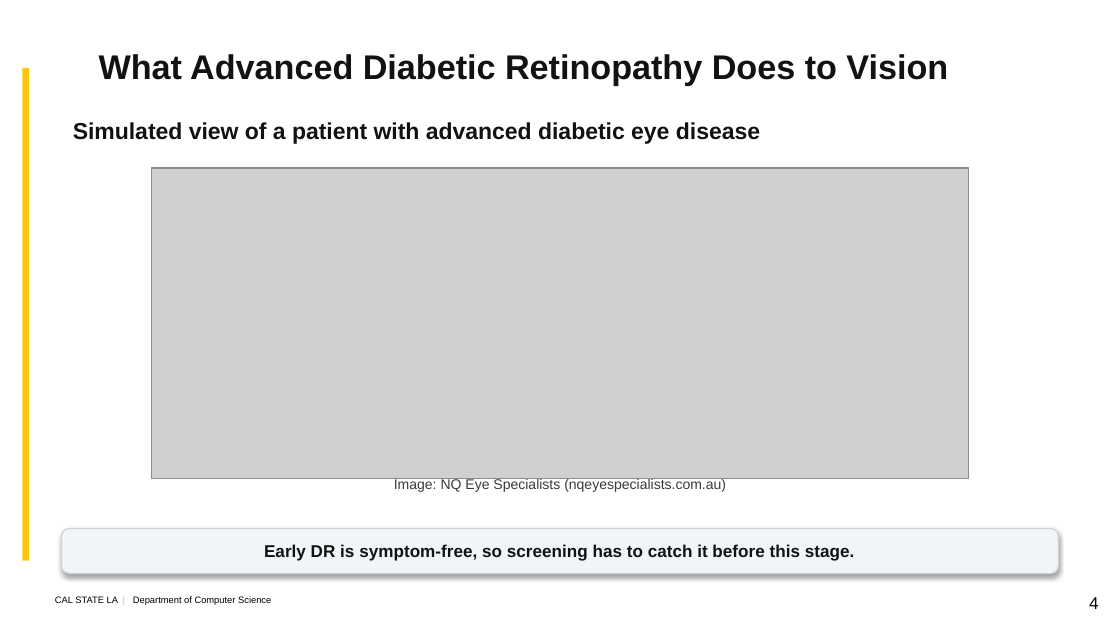
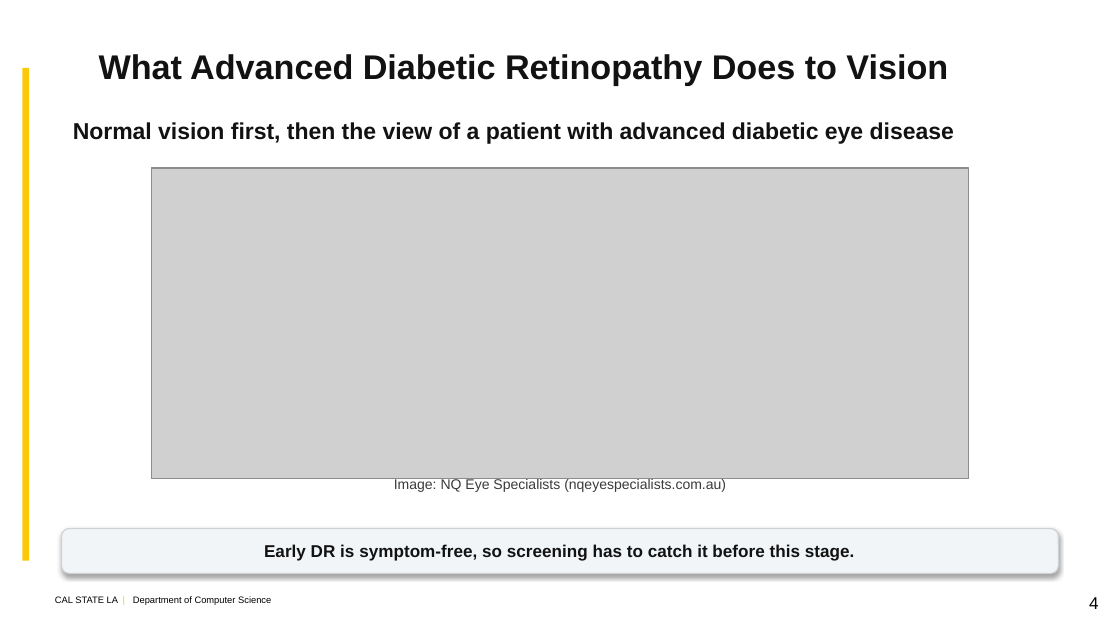
Before and after one commit to kazimab1/Early-DR, a slide deck: slide 4 of DR_Final_5min.pptx. Drawn at 1120x630 pixels with LibreOffice and Linux fonts; fonts in the diff are those of the drawing; grey boxes stand for pictures; background and template pictures are left out. Boxes give left, top, right and bottom in pixels: in the first picture for what was removed or moved away, otherwise in the second. Text is boxed around its words. In the diff, an @@ line names an element or a change of style, - is before the commit and + after.

```diff
--- a/DR_Final_5min.pptx
+++ b/DR_Final_5min.pptx
@@ text at (73, 122, 954, 144): text changed @@
-Simulated view of a patient with advanced diabetic eye disease
+Normal vision first, then the view of a patient with advanced diabetic eye disease
```
Also in this commit, not shown: 1 other file.
